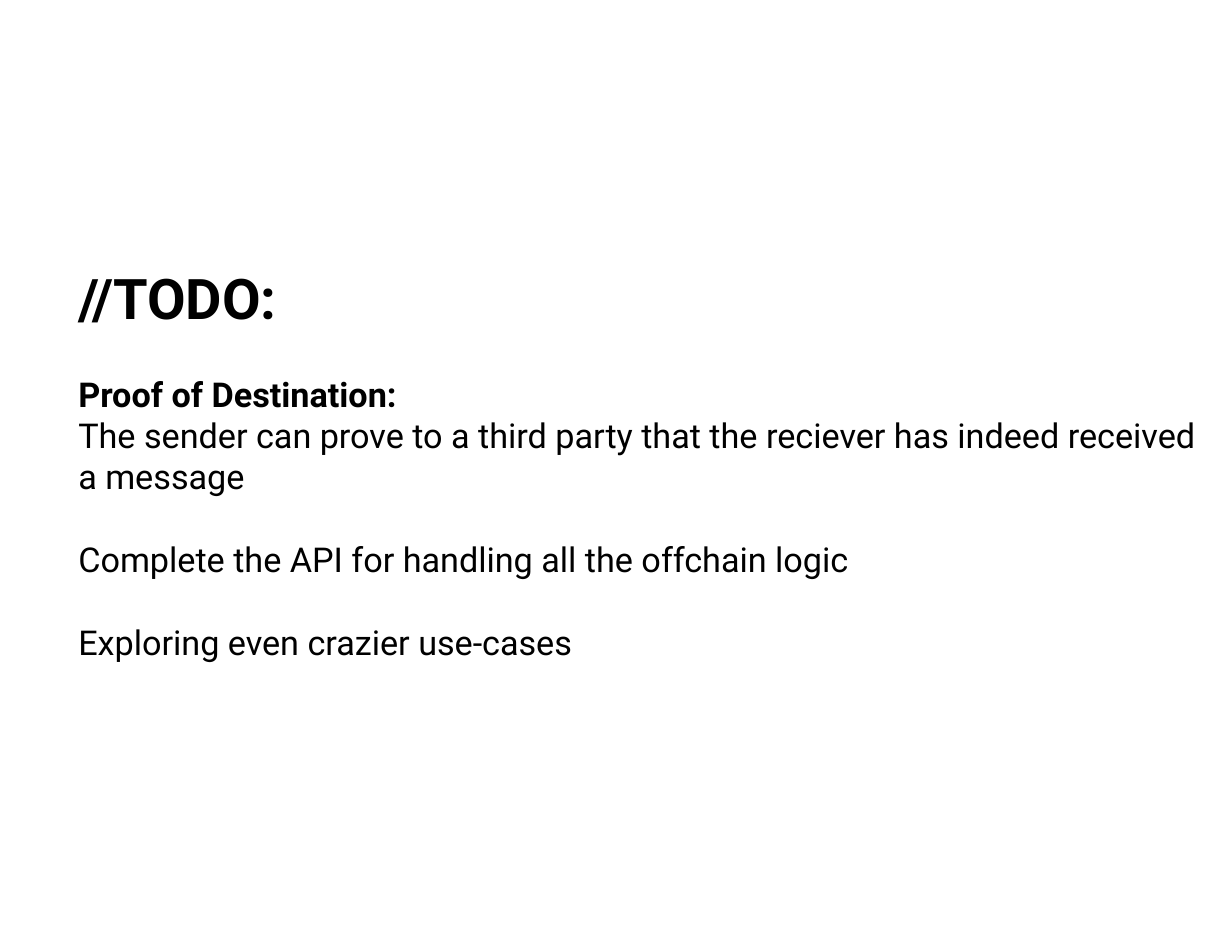
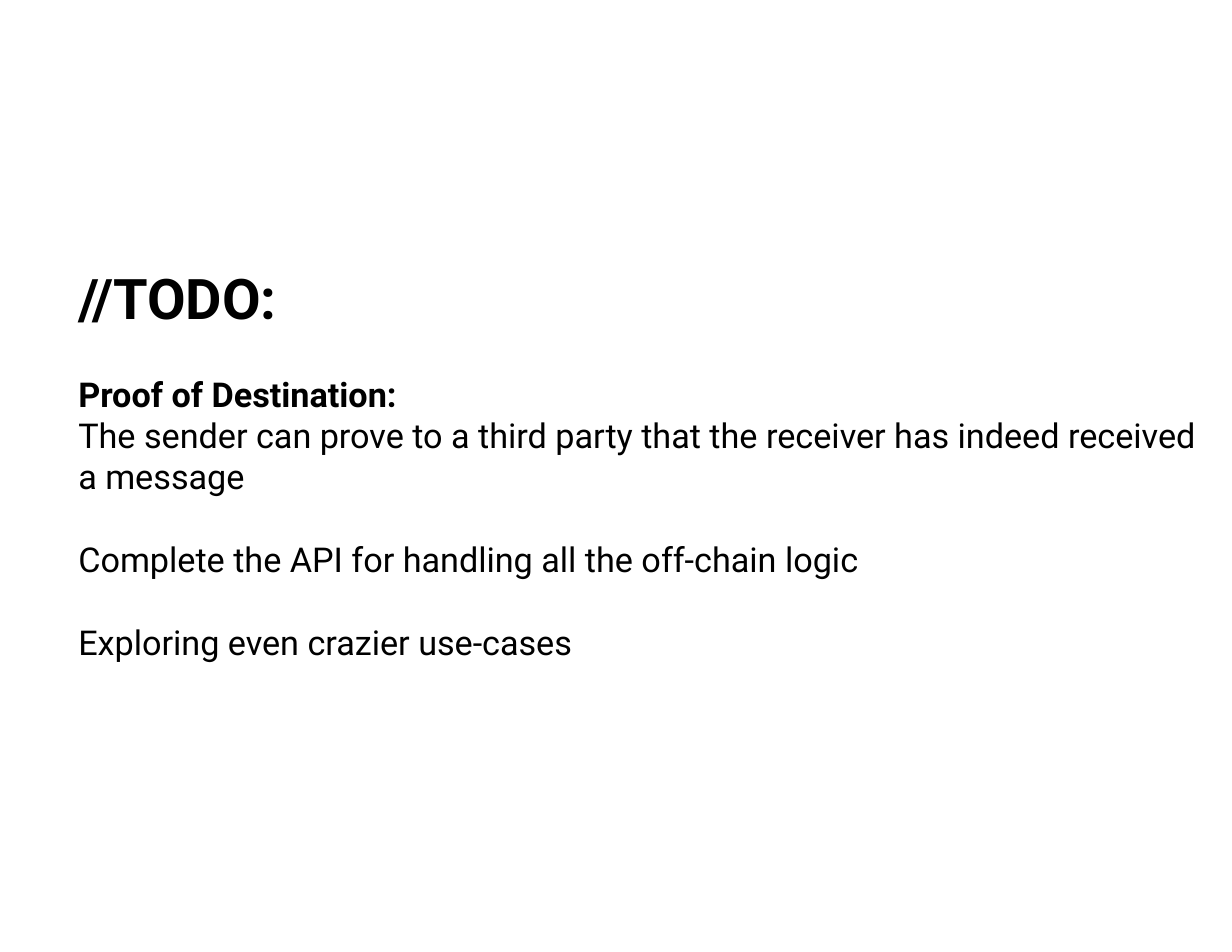
Before and after one commit to bvoq/JaysonChain, a slide deck: slide 4 of OpenChallenge-JaysonChain.ppt. Drawn at 1232x952 pixels with LibreOffice and Linux fonts; fonts in the diff are those of the drawing. Boxes give left, top, right and bottom in pixels: in the first picture for what was removed or moved away, otherwise in the second. Text is boxed around its words. In the diff, an @@ line names an element or a change of style, - is before the commit and + after.

```diff
--- a/OpenChallenge-JaysonChain.ppt
+++ b/OpenChallenge-JaysonChain.ppt
@@ text at box(78, 422, 1195, 579): text changed @@
-The sender can prove to a third party that the reciever has indeed received a message
-Complete the API for handling all the offchain logic
+The sender can prove to a third party that the receiver has indeed received a message
+Complete the API for handling all the off-chain logic
```
Also in this commit, not shown: 1 other slide changed, 2 other files.
